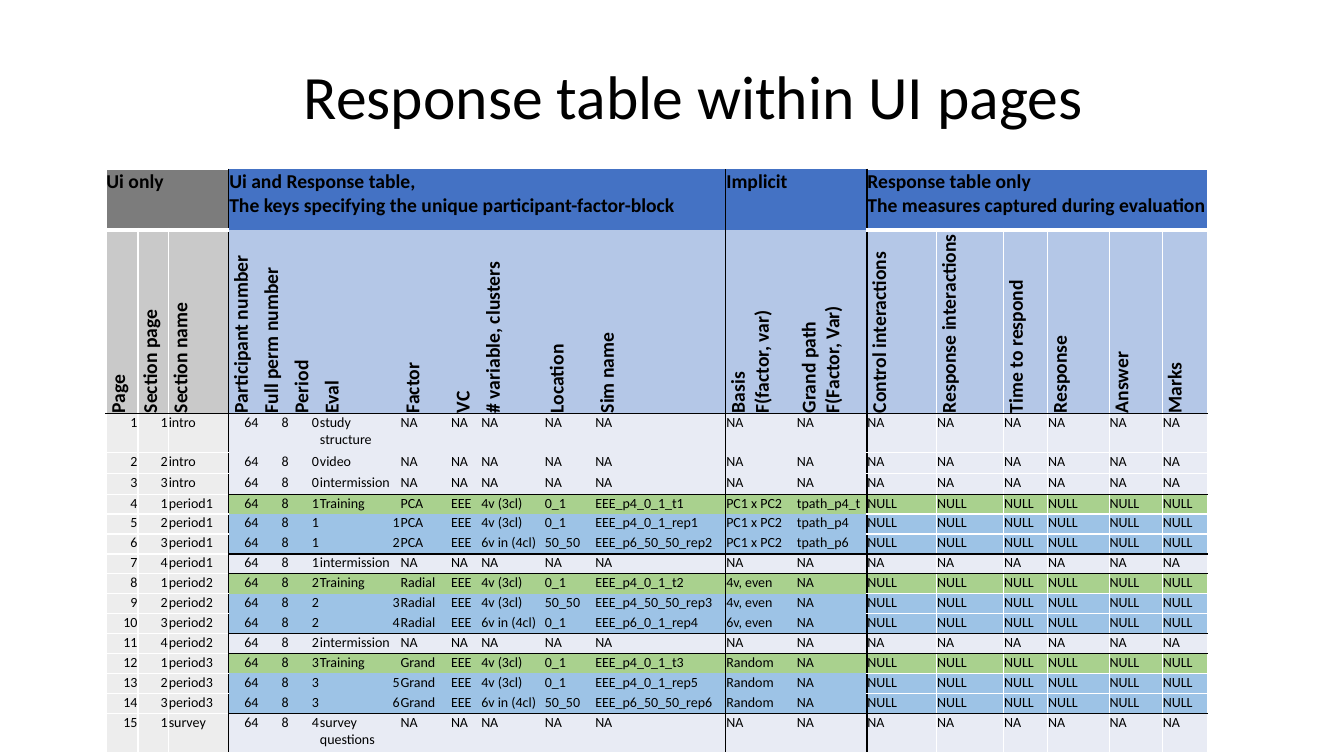
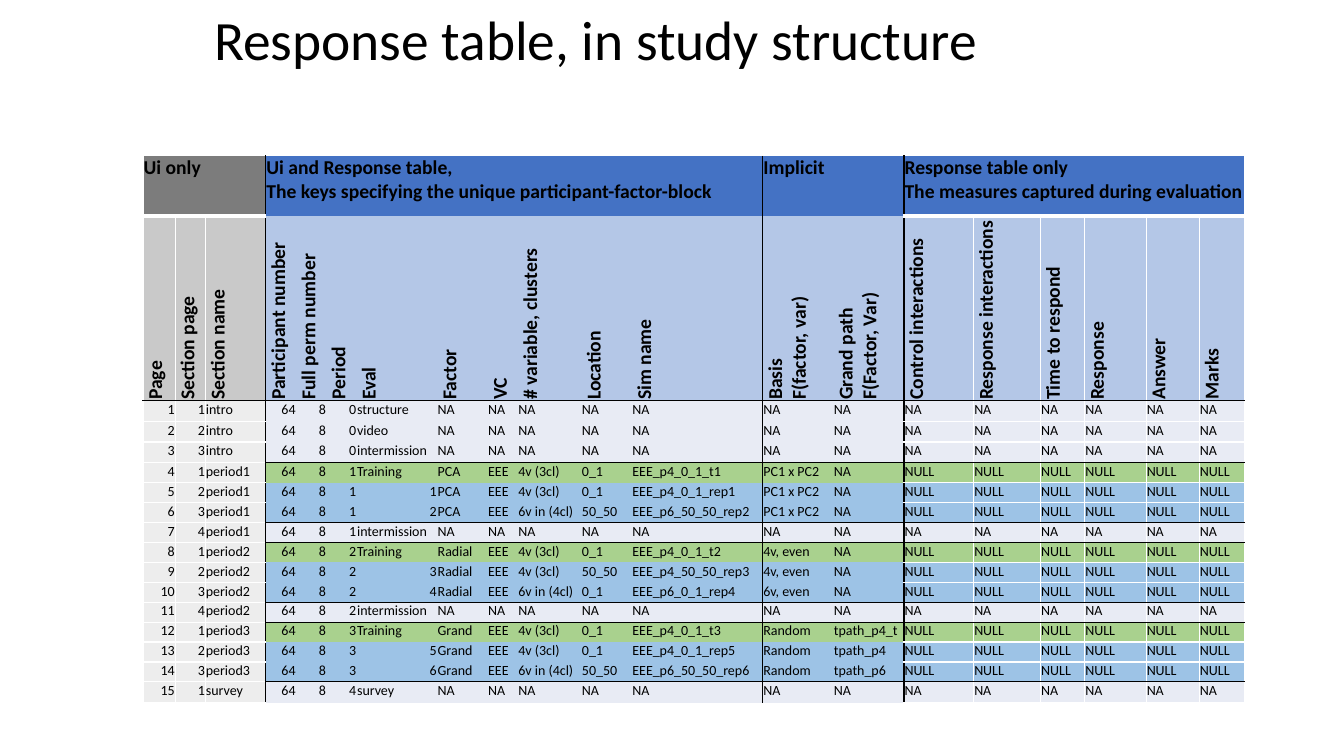
Before and after one commit to nspyrison/spinifex_study, a slide deck: slide 4 of paper/figures/Experimental design graphics.pptx. Drawn at 1344x756 pixels with LibreOffice and Linux fonts; fonts in the diff are those of the drawing. Boxes give left, top, right and bottom in pixels: in the first picture for what was removed or moved away, otherwise in the second. Text is boxed around its words. In the diff, an @@ line names an element or a change of style, - is before the commit and + after.

```diff
--- a/paper/figures/Experimental design graphics.pptx
+++ b/paper/figures/Experimental design graphics.pptx
@@ title at (214,21,976,69): text changed; size 44 to 39.6 pt @@
-Response table within UI pages
+Response table, in study structure
@@ table at (143,156,1245,699) @@
-row 3, column 7: study structure
+row 3, column 7: structure
-row 6, column 14: tpath_p4_t
+row 6, column 14: NA
-row 7, column 14: tpath_p4
+row 7, column 14: NA
-row 8, column 14: tpath_p6
+row 8, column 14: NA
-row 14, column 14: NA
+row 14, column 14: tpath_p4_t
-row 15, column 14: NA
+row 15, column 14: tpath_p4
-row 16, column 14: NA
+row 16, column 14: tpath_p6
-row 17, column 7: survey questions
+row 17, column 7: survey
@@ table: place and size @@
-table at (106,169,1208,751)
+table at (143,156,1245,699)
```
Also in this commit, not shown: 3 other slides changed, 2 slides added, 9 other files.
